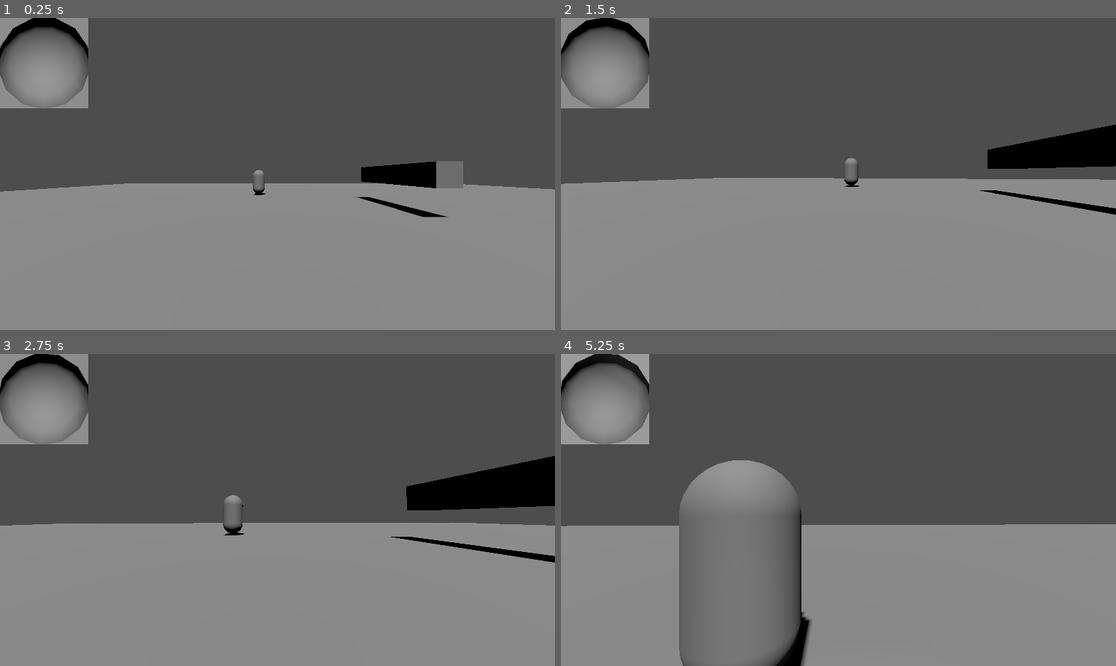
Above: before the commit, frames 1-4 (two rows, left to right).
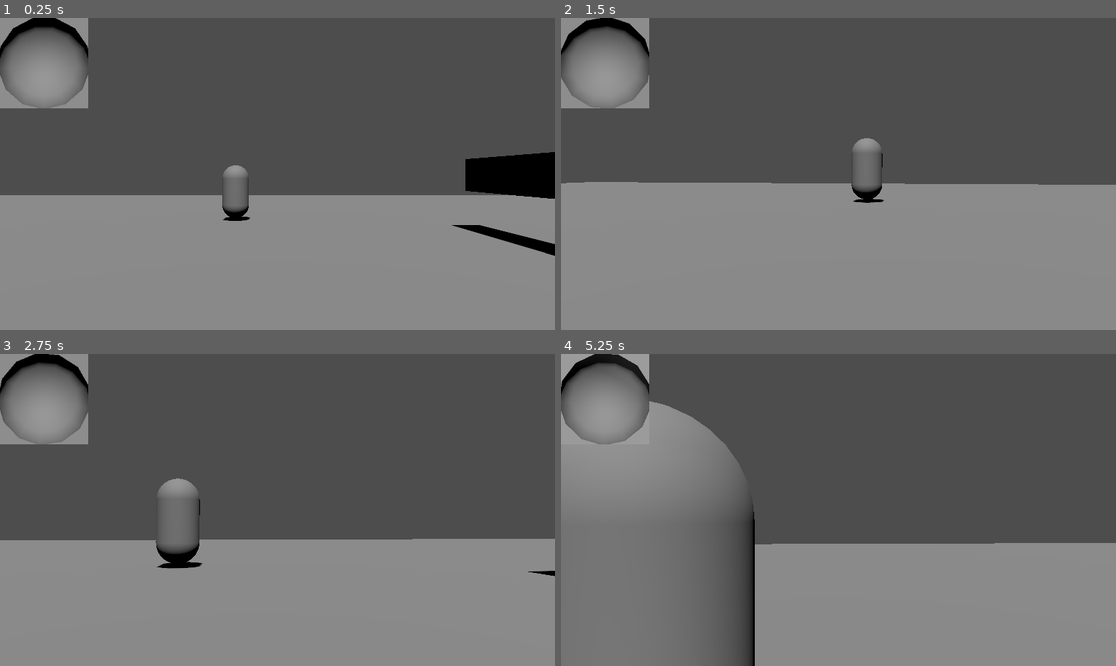
Above: after the commit, the same moments.

Repository: finepointcgi/Godot-Horror-Game-GD
Game: Godot game, scene res://Scenes/TestScene.tscn
Same seed, same stepped clock (60 frames per second), same inputs: the game is played once before the commit and once after it.
Inputs (mouse positions are in pixels of both pictures, inside the frame that each line leads up to):
- Up to frame 1 (0.25 s): no input
- Up to frame 2 (1.5 s): tap Enter (ui_accept) at 0.5, 0.77, 0.8, 1.07, 1.35 s; move the mouse to (866, 174) at 0.52 s; hold Ctrl (Crouch) 0.53-1.28 s; hold W (MoveForward) from 0.53 s (still down); move the mouse to (810, 174) at 1.27 s
- Up to frame 3 (2.75 s): keep holding W (MoveForward); tap Enter (ui_accept) at 1.52, 1.82, 2.3 s; tap Ctrl (Crouch) at 1.55 s; move the mouse to (288, 503) at 2.02 s; hold Ctrl (Crouch) from 2.03 s (still down)
- Up to frame 4 (5.25 s): keep holding W (MoveForward); move the mouse to (832, 516) at 2.77 s; release Ctrl (Crouch) at 2.78 s; tap F (Flashlight) at 2.85 s; tap Enter (ui_accept) at 3.02, 3.32, 3.77, 3.8, 4.07, 4.35, 4.52, 4.82 s; tap Ctrl (Crouch) at 3.05, 4.55 s; move the mouse to (877, 513) at 3.52 s; hold Ctrl (Crouch) 3.53-4.28 s; move the mouse to (794, 506) at 4.27 s; move the mouse to (844, 510) at 5.02 s; hold Ctrl (Crouch) from 5.03 s (still down)

The runs differ from the first frame. In frame 1, 7.4% of the frame differs, in the area x 0-100%, y 42-77%; in frame 2, 4.8%; in frame 3, 10%; in frame 4, 21%, in the area x 0-100%, y 15-100%.
Error before the commit: Invalid call. Nonexistent function 'set_target_location' in base 'NavigationAgent3D'. (res://Scripts/Enemy.gd:27)
Error after the commit: Invalid call. Nonexistent function 'set_target_location' in base 'NavigationAgent3D'. (res://Scripts/Enemy.gd:34)

Commit message:
added in sounds

Diff:
--- a/Scenes/Character.tscn
+++ b/Scenes/Character.tscn
@@ -321,6 +321,7 @@
 
 [node name="Camera3d" type="Camera3D" parent="."]
 transform = Transform3D(1, 0, 0, 0, 1, 0, 0, 0, 1, 0, 1.78661, -0.152885)
+fov = 37.8493
 
 [node name="Marker3D" type="Marker3D" parent="Camera3d"]
 
@@ -335,3 +336,7 @@
 
 [node name="Light Detect" parent="." instance=ExtResource("2_m11es")]
 transform = Transform3D(1, 0, 0, 0, 1, 0, 0, 0, 1, 0, 1.01928, 0)
+
+[node name="Jump" type="AudioStreamPlayer" parent="."]
+
+[node name="Footsteps" type="AudioStreamPlayer" parent="."]
--- a/Scenes/TestScene.tscn
+++ b/Scenes/TestScene.tscn
@@ -95,6 +95,18 @@
 transform = Transform3D(1, 0, 0, 0, 0.513332, 0.85819, 0, -0.85819, 0.513332, 0, 0, 0)
 shadow_enabled = true
 
+[node name="Wood" type="CSGBox3D" parent="."]
+transform = Transform3D(4.20533, 0, 0, 0, 1, 0, 0, 0, 3.04264, -2.77351, -1.90735e-06, 4.69663)
+use_collision = true
+size = Vector3(2.6254, 0.167719, 2.40703)
+metadata/SurfaceType = "Wood"
+
+[node name="Concrete" type="CSGBox3D" parent="."]
+transform = Transform3D(1, 0, 0, 0, 1, 0, 0, 0, 1, -10.4737, -1.90735e-06, 4.04839)
+use_collision = true
+size = Vector3(2.6254, 0.167719, 2.40703)
+metadata/SurfaceType = "Concrete"
+
 [connection signal="timeout" from="Enemy/PatrolTimer" to="Enemy" method="_on_patrol_timer_timeout"]
 [connection signal="body_entered" from="Enemy/HearingFar" to="Enemy" method="_on_hearing_far_body_entered"]
 [connection signal="body_exited" from="Enemy/HearingFar" to="Enemy" method="_on_hearing_far_body_exited"]
--- a/Scenes/light_detect.tscn
+++ b/Scenes/light_detect.tscn
@@ -25,7 +25,7 @@
 [node name="SubViewport" type="SubViewport" parent="SubViewportContainer"]
 transparent_bg = true
 handle_input_locally = false
-size = Vector2i(16, 16)
+size = Vector2i(182, 187)
 render_target_update_mode = 4
 
 [node name="Camera3D" type="Camera3D" parent="SubViewportContainer/SubViewport"]
--- /dev/null
+++ b/Scripts/AudioManager.gd
@@ -0,0 +1,30 @@
+extends Node
+class_name AudioManager
+
+var SoundDict : Dictionary
+# Called when the node enters the scene tree for the first time.
+func _ready():
+
+	var s : Surface = Surface.new()
+	s.WalkSteamWAV = ResourceLoader.load("res://Sounds/FootstepsOnWood.wav")
+	s.SneakSteamWAV = ResourceLoader.load("res://Sounds/FootstepsOnWood.wav")
+	s.JumpLandSteamWAV = ResourceLoader.load("res://Sounds/JumpLand.wav")
+	s.SoundValue = 5
+	s.SoundLandValue = 10
+
+	SoundDict["Wood"] = s
+
+	var concrete : Surface = Surface.new()
+	concrete.WalkSteamWAV = ResourceLoader.load("res://Sounds/FootstepsOnConcrete.wav")
+	concrete.SneakSteamWAV = ResourceLoader.load("res://Sounds/FootstepsOnConcrete.wav")
+	concrete.JumpLandSteamWAV = ResourceLoader.load("res://Sounds/JumpLand.wav")
+	concrete.SoundValue = 6
+	concrete.SoundLandValue = 12
+
+	SoundDict["Concrete"] = concrete
+	pass # Replace with function body.
+
+
+# Called every frame. 'delta' is the elapsed time since the previous frame.
+func _process(delta):
+	pass
--- a/Scripts/Character.gd
+++ b/Scripts/Character.gd
@@ -8,23 +8,40 @@
 var crouched : bool
 var flashLightIsOut : bool
 var LightLevel : float
-
+var wasInAir : bool
 # Get the gravity from the project settings to be synced with RigidBody nodes.
 var gravity = ProjectSettings.get_setting("physics/3d/default_gravity")
-
+var NoiseValue = 0
 func _ready():
 	Input.mouse_mode = Input.MOUSE_MODE_CAPTURED
 
 func _physics_process(delta):
+	NoiseValue = 0
+
+	var space_state = get_world_3d().direct_space_state
+	var surfaceResult = space_state.intersect_ray(PhysicsRayQueryParameters3D.create(global_position + Vector3(0,1,0), global_position + Vector3(0,-1,0), 1, [self]))
+	var surface : Surface = GlobalAudioManager.SoundDict["Concrete"]
+
+	if surfaceResult.size() > 0:
+		if surfaceResult.has("collider"):
+			var surfaceObject : Node3D = surfaceResult["collider"]
+			if surfaceObject.has_meta("SurfaceType"):
+				surface = GlobalAudioManager.SoundDict[surfaceObject.get_meta("SurfaceType")]
+
 	# Add the gravity.
 	if not is_on_floor():
 		velocity.y -= gravity * delta
 
+	if is_on_floor():
+		if wasInAir:
+			$Jump.stream = surface.JumpLandSteamWAV
+			$Jump.play()
+			NoiseValue = surface.SoundLandValue
 	# Handle Jump.
-	if Input.is_action_just_pressed("ui_accept") and is_on_floor():
-		velocity.y = JUMP_VELOCITY
+		if Input.is_action_just_pressed("ui_accept"):
+			velocity.y = JUMP_VELOCITY
 	LightLevel = get_node("Light Detect").LightLevel
-	print(LightLevel)
+
 	# Get the input direction and handle the movement/deceleration.
 	# As good practice, you should replace UI actions with custom gameplay actions.
 	var input_dir = Input.get_vector("MoveLeft", "MoveRight", "MoveForward", "MoveBackwards")
@@ -37,9 +54,8 @@
 			crouched = true
 	else:
 		if crouched:
-			var space_state = get_world_3d().direct_space_state
-			var result = space_state.intersect_ray(PhysicsRayQueryParameters3D.create(position, position + Vector3(0,2,0), 1, [self]))
-			if result.size() == 0:
+			var crouchedResult = space_state.intersect_ray(PhysicsRayQueryParameters3D.create(position, position + Vector3(0,2,0), 1, [self]))
+			if crouchedResult.size() == 0:
 				$AnimationPlayer.play("UnCrouch")
 				crouched = false
 	if crouched:
@@ -55,11 +71,26 @@
 	if direction:
 		velocity.x = direction.x * speed
 		velocity.z = direction.z * speed
+		if !$Footsteps.is_playing() && is_on_floor():
+			if crouched:
+				$Footsteps.stream = surface.SneakSteamWAV
+			else:
+				$Footsteps.stream = surface.WalkSteamWAV
+			$Footsteps.play()
+		if NoiseValue < surface.SoundValue && !crouched:
+					NoiseValue = surface.SoundValue
+		if !is_on_floor():
+			$Footsteps.stop()
 	else:
+		if $Footsteps.is_playing():
+			$Footsteps.stop()
 		velocity.x = move_toward(velocity.x, 0, speed)
 		velocity.z = move_toward(velocity.z, 0, speed)
+	wasInAir = !is_on_floor()
+	move_and_slide()
 
-	move_and_slide()
+
+
 
 func _input(event):
 	if(event is InputEventMouseMotion):
--- a/Scripts/Enemy.gd
+++ b/Scripts/Enemy.gd
@@ -15,6 +15,13 @@
 
 @export var chaseSpeed = 3
 @export var patrolSpeed = 2
+
+@export var CloseLightDetectionLevel = .3
+@export var FarLightDetectionLevel = .6
+@export var FarCrouchedDetectionLightLevel = .7
+@export var CloseSoundDetectionLevel = .7
+@export var FarSoundDetectionLevel = .7
+
 
 var waypointIndex : int
 var playerInEarshotFar : bool
@@ -57,6 +64,7 @@
 			pass
 		States.waiting:
 			print("waiting")
+			CheckForPlayer()
 			pass
 	pass
 
@@ -74,25 +82,25 @@
 	var result = space_state.intersect_ray(PhysicsRayQueryParameters3D.create($Head.global_position, player.get_node("Camera3d").global_position, 1, [self]))
 	if result.size() > 0:
 		if(result["collider"].is_in_group("Player")):
-
-			if(playerInEarshotClose):
+			print(result["collider"].NoiseValue / global_position.distance_to( result["collider"].global_position))
+			if(playerInEarshotClose) && result["collider"].NoiseValue / global_position.distance_to( result["collider"].global_position)  > CloseSoundDetectionLevel:
 				if(result["collider"].crouched == false):
 					currentState = States.chasing
 
-			if(playerInEarshotFar):
+			if(playerInEarshotFar) && result["collider"].NoiseValue / global_position.distance_to( result["collider"].global_position) > FarSoundDetectionLevel:
 				if(result["collider"].crouched == false):
 					currentState = States.hunting
 					navigationAgent.set_target_location(player.global_position)
 
 			if(playerInSightClose):
-				if result["collider"].LightLevel > .3:
+				if result["collider"].LightLevel > CloseLightDetectionLevel:
 					currentState = States.chasing
 
 			if(playerInSightFar):
-				if(result["collider"].crouched == false) && result["collider"].LightLevel > .6:
+				if(result["collider"].crouched == false) && result["collider"].LightLevel > FarLightDetectionLevel:
 					currentState = States.hunting
 					navigationAgent.set_target_location(player.global_position)
-				if(result["collider"].crouched == true) && result["collider"].LightLevel > .7:
+				if(result["collider"].crouched == true) && result["collider"].LightLevel > FarCrouchedDetectionLightLevel:
 					currentState = States.hunting
 					navigationAgent.set_target_location(player.global_position)
 	pass
--- /dev/null
+++ b/Scripts/Surface.gd
@@ -0,0 +1,9 @@
+extends Node
+
+class_name Surface
+
+var SoundValue : int
+var SoundLandValue : int
+var WalkSteamWAV : AudioStream
+var JumpLandSteamWAV : AudioStream
+var SneakSteamWAV : AudioStream
--- a/project.godot
+++ b/project.godot
@@ -8,12 +8,32 @@
 
 config_version=5
 
+_global_script_classes=[{
+"base": "Node",
+"class": &"AudioManager",
+"language": &"GDScript",
+"path": "res://Scripts/AudioManager.gd"
+}, {
+"base": "Node",
+"class": &"Surface",
+"language": &"GDScript",
+"path": "res://Scripts/Surface.gd"
+}]
+_global_script_class_icons={
+"AudioManager": "",
+"Surface": ""
+}
+
 [application]
 
 config/name="Godot Horror Game GD"
 run/main_scene="res://Scenes/TestScene.tscn"
 config/features=PackedStringArray("4.0", "Forward Plus")
 config/icon="res://icon.svg"
+
+[autoload]
+
+GlobalAudioManager="*res://Scripts/AudioManager.gd"
 
 [dotnet]
 
Not shown, added: Sounds/FootstepsOnConcrete.wav.import
Not shown, added: Sounds/FootstepsOnWood.wav.import
Not shown, added: Sounds/JumpLand.wav.import
Not shown, added: Sounds/FootstepsOnConcrete.wav
Not shown, added: Sounds/FootstepsOnWood.wav
Not shown, added: Sounds/JumpLand.wav
